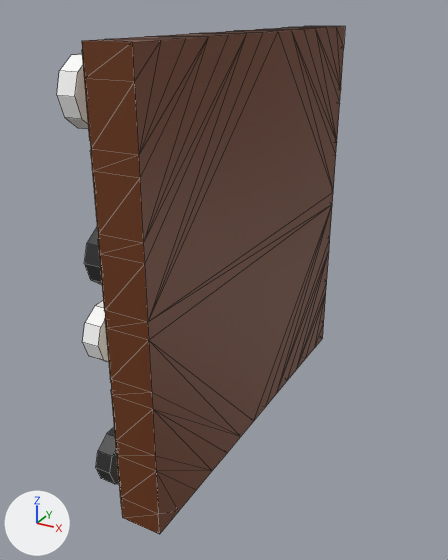
The Blender file 3ds-client/banner.blend: old version first, new version second.
Camera for both pictures: a 50 mm lens placed at (9.29, -18.56, 7.7), pointed at (-0.31, -1.09, -1.03). The axes (+X, +Y, +Z) are drawn at lower left. The lights are the same throughout. The older version comes first. Mesh edges are drawn as thin lines.
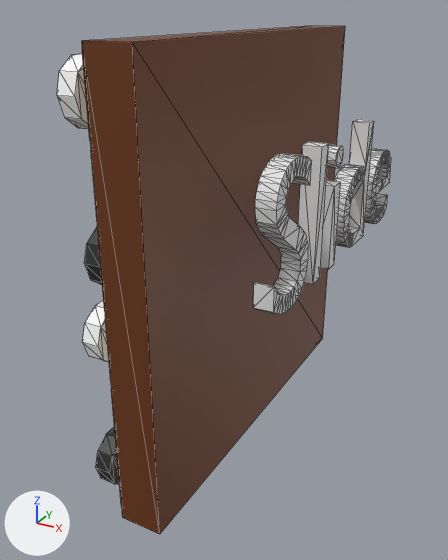
The change, as JSON lines over the scene's bpy script:
```json
{"op": "add", "block": "me_text", "code": ["me_text = bpy.data.meshes.new('Text')", "me_text.from_pydata(...)  # 398 vertices, 780 faces; spans x 2.76..3.36, y -5.07..5.98, z -0.05..4.21"]}
{"op": "add", "block": "ob_text", "code": ["ob_text = bpy.data.objects.new('Text', me_text)", "ob_text.location = (0.0, 0.0, 0.0)"]}
```

Where the change shows, as pixel boxes (x1, y1, x2, y2) in the pictures (448 x 560 px):
```json
{"object": "Text", "change": "added", "after": [253, 119, 391, 314]}
```
